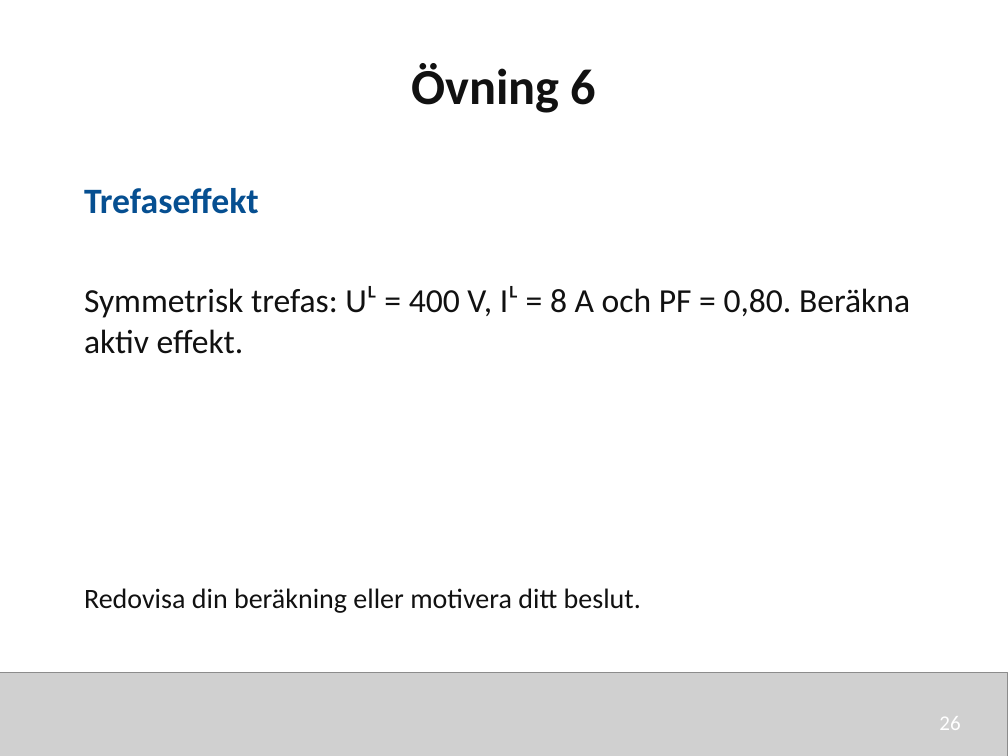
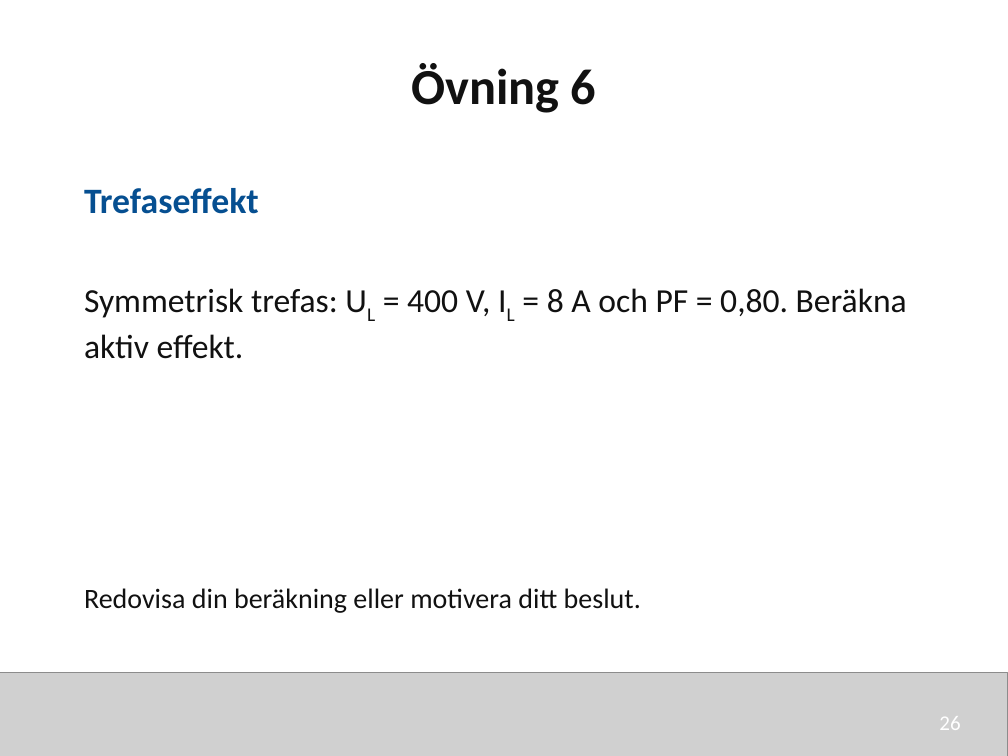
Before and after one commit to nj22az/nj22az.github.io, a slide deck: slide 26 of sjoskolan/vecka-45/aktuell/v45_03_Repetition_infor_tentamen_elev.pptx. Drawn at 1008x756 pixels with LibreOffice and Linux fonts; fonts in the diff are those of the drawing; grey boxes stand for pictures. Boxes give left, top, right and bottom in pixels: in the first picture for what was removed or moved away, otherwise in the second. Text is boxed around its words. In the diff, an @@ line names an element or a change of style, - is before the commit and + after.

```diff
--- a/sjoskolan/vecka-45/aktuell/v45_03_Repetition_infor_tentamen_elev.pptx
+++ b/sjoskolan/vecka-45/aktuell/v45_03_Repetition_infor_tentamen_elev.pptx
@@ text at [84, 288, 907, 359]: text changed @@
-Symmetrisk trefas: Uᴸ = 400 V, Iᴸ = 8 A och PF = 0,80. Beräkna aktiv effekt.
+Symmetrisk trefas: UL = 400 V, IL = 8 A och PF = 0,80. Beräkna aktiv effekt.
```
Also in this commit, not shown: 14 other slides changed, 5 other files.
